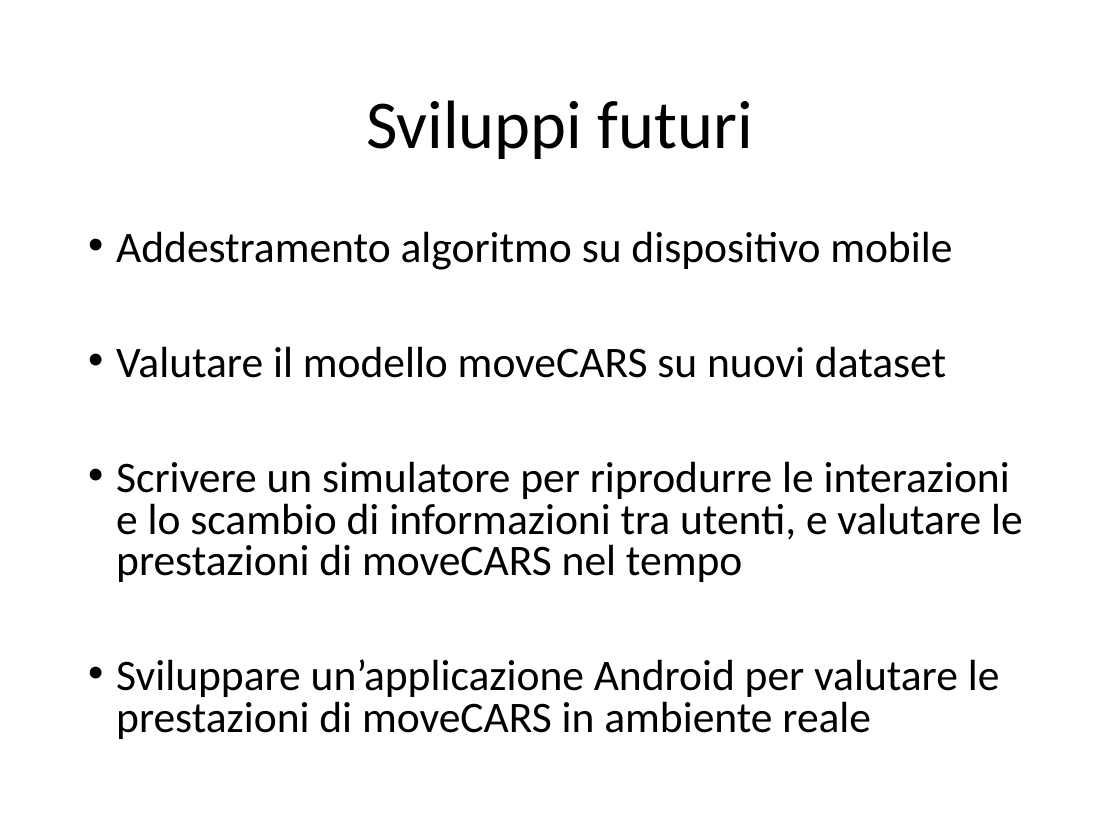
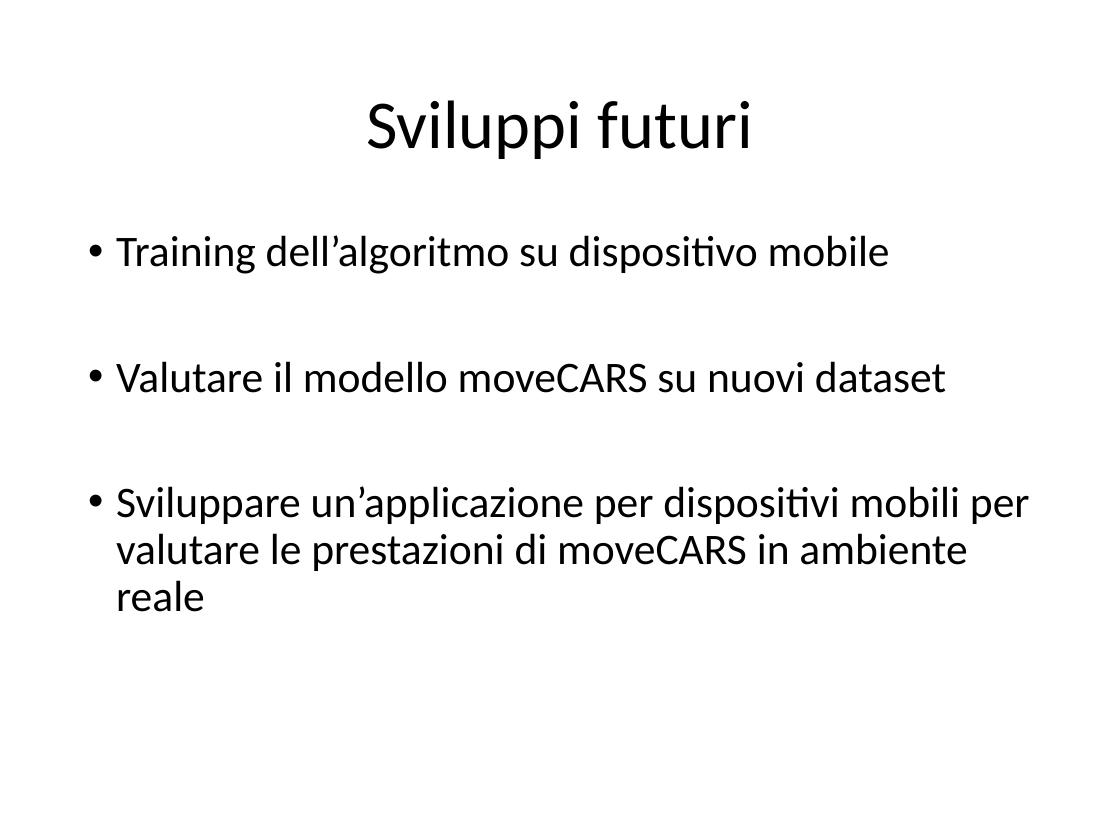
Before and after one commit to CriptHunter/tesi, a slide deck: slide 12 of presentazione/presentazione.pptx (slide 11 before the commit). Drawn at 1120x840 pixels with LibreOffice and Linux fonts; fonts in the diff are those of the drawing. Boxes give left, top, right and bottom in pixels: in the first picture for what was removed or moved away, otherwise in the second. Text is boxed around its words. In the diff, an @@ line names an element or a change of style, - is before the commit and + after.

```diff
--- a/presentazione/presentazione.pptx
+++ b/presentazione/presentazione.pptx
@@ text at <box>116,235,890,274</box>: text changed @@
-• Addestramento algoritmo su dispositivo mobile
+• Training dell’algoritmo su dispositivo mobile
@@ text at <box>116,361,946,393</box>: line spacing 0.8 to 0.9 @@
@@ text at <box>116,486,1030,612</box>: text changed @@
-• Scrivere un simulatore per riprodurre le interazioni e lo scambio di informazioni tra utenti, e valutare le prestazioni di moveCARS nel tempo
-• Sviluppare un’applicazione Android per valutare le prestazioni di moveCARS in ambiente reale
+• Sviluppare un’applicazione per dispositivi mobili per valutare le prestazioni di moveCARS in ambiente reale
```
Also in this commit, not shown: 8 other slides changed, 1 slide added.
